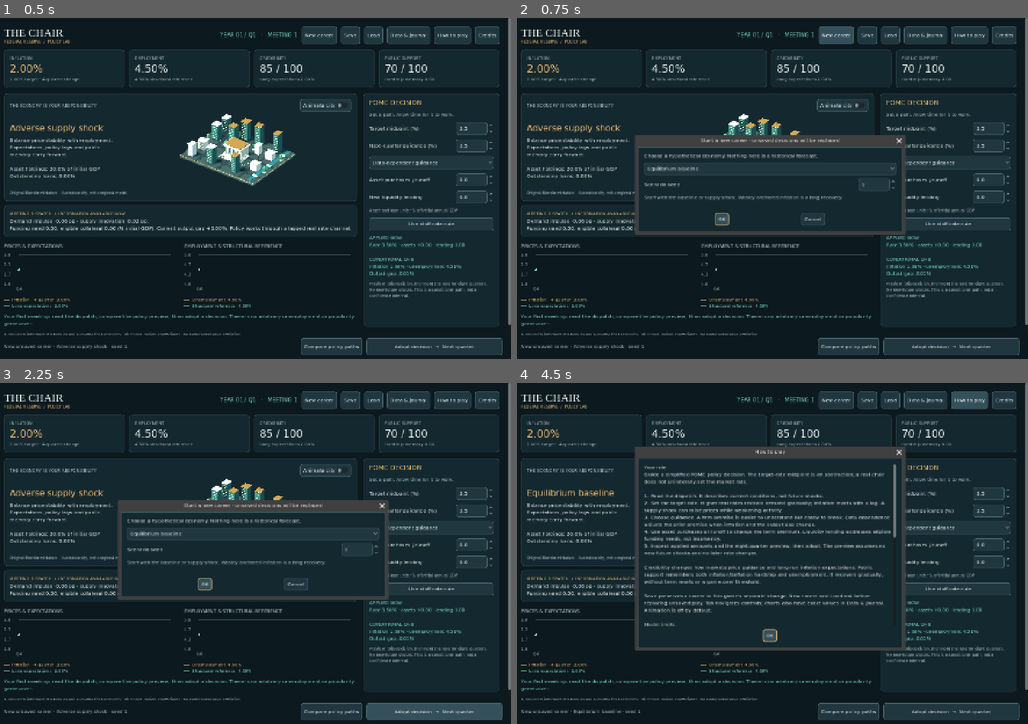
Above: before the commit, frames 1-4 (two rows, left to right).
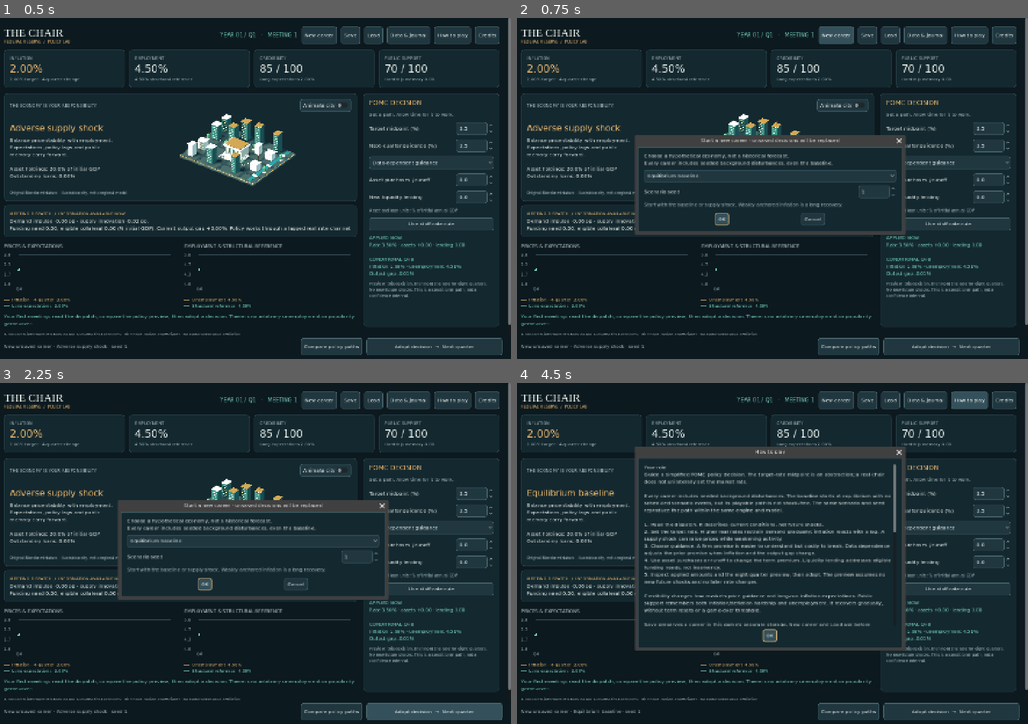
Above: after the commit, the same moments.

Repository: ihearttokyo/fed-chairman-game
Game: Godot game, scene res://main.tscn
Two runs of this game, one before a commit and one after it. Both use one fixed random seed, a clock stepped at 60 frames per second and the inputs below.
Inputs:
- Up to frame 1 (0.5 s): no input
- Up to frame 2 (0.75 s): click "New career" at 0.5 s
- Up to frame 3 (2.25 s): click "New career" at 1.25 s; click "Adopt decision → Next quarter" at 2 s
- Up to frame 4 (4.5 s): click "Adopt decision → Next quarter" at 2.75 s; click "OK" at 3.5 s; click "How to play" at 4.25 s

Frame 1 is identical in both runs. In frame 2, 1.4% of the frame differs, in the area x 24-75%, y 39-56%; in frame 3, 1.4%; in frame 4, 4.0%, in the area x 24-75%, y 32-72%.

Commit message:
Clarify seeded disturbances before career start and in help

Diff:
--- a/game/play/main.gd
+++ b/game/play/main.gd
@@ -539,13 +539,13 @@
 	dialog.add_button("Cancel", true).pressed.connect(dialog.queue_free)
 	dialog.title = "Start a new career · unsaved decisions will be replaced"
 	var box := _vbox(dialog)
-	_label(box, "Choose a hypothetical economy. Nothing here is a historical forecast.")
+	_label(box, "Choose a hypothetical economy, not a historical forecast.\nEvery career includes seeded background disturbances, even the baseline.")
 	scenario = OptionButton.new()
 	for case_id in career.cases:
 		scenario.add_item(career.cases[case_id].label)
 		scenario.set_item_metadata(scenario.item_count - 1, case_id)
 	box.add_child(scenario)
-	seed_input = _spin(box, "Scenario seed", 1, 2147483647, 1, "Same seed gives the same shock path.")
+	seed_input = _spin(box, "Scenario seed", 1, 2147483647, 1, "Same scenario and seed reproduce the path within the same engine and model.")
 	seed_input.value = 1
 	_label(box, "Start with the baseline or supply shock. Weakly anchored inflation is a long recovery.", 13, MUTED)
 	dialog.confirmed.connect(func():
@@ -584,7 +584,7 @@
 	)
 
 func _help() -> void:
-	_text_dialog("How to play", "Your role\nGuide a simplified  …(85 unchanged characters)… ot unilaterally set the market rate.\n\n1. Read the dispatch. It describes curre …(1491 unchanged characters)…
+	_text_dialog("How to play", "Your role\nGuide a simplified  …(85 unchanged characters)… ot unilaterally set the market rate.\n\nEvery career includes seeded background disturbances. The baseline starts at equilibrium with no scheduled scenario events, but its playable path is not shock-free. The same scenario and seed reproduce the path within the same engine and model.\n\n1. Read the dispatch. It describes curre …(1491 unchanged characters)…
 
 func _process(delta: float) -> void:
 	if city != null and not reduced_motion:
--- a/game/tests/ui_test.gd
+++ b/game/tests/ui_test.gd
@@ -342,9 +342,17 @@
 	check(review_text.text.contains("already occurred") and review_text.text.contains("not a forecast"), "review distinguishes hindsight from a conditional future preview")
 	review.get_ok_button().pressed.emit()
 	await process_frame
+	var before_new: PackedByteArray = game.career.encode()
+	var staged_before_new: Dictionary = game._policy()
 	game._new_dialog()
 	await process_frame
 	var dialog: AcceptDialog = game.get_child(game.get_child_count() - 1)
+	var opening_text := ""
+	for label in dialog.find_children("*", "Label", true, false):
+		opening_text += label.text + "\n"
+	check(opening_text.contains("Every career includes seeded background disturbances") and opening_text.contains("even the baseline"), "new-career disclosure distinguishes seeded baseline play from a no-shock equilibrium")
+	check(game.seed_input.tooltip_text.contains("scenario and seed") and game.seed_input.tooltip_text.contains("same engine and model"), "seed tooltip qualifies every input needed to reproduce the path")
+	check(game.career.encode() == before_new and game._policy() == staged_before_new, "opening seeded disclosure leaves the active career and staged policy unchanged")
 	dialog.get_ok_button().pressed.emit()
 	check(game.career.seed_value == 1 and game.career.scenario_id == "base", "untouched new-career dialog uses its default seed and scenario")
 	check(dialog.visible and dialog.is_queued_for_deletion(), "dialog stays valid until the accessibility action finishes")
@@ -391,6 +399,15 @@
 	# before an assistive action's deferred focus request completes.
 	call_deferred("check_cancel_window", cancel_dialog)
 	await process_frame
+	game._help()
+	await process_frame
+	var help: AcceptDialog = game.get_child(game.get_child_count() - 1)
+	var help_text: Label = help.get_child(0).get_child(0)
+	check(help_text.text.contains("Every career includes seeded background disturbances") and help_text.text.contains("baseline starts at equilibrium") and help_text.text.contains("no scheduled scenario events"), "help explains the seeded baseline and scheduled-event distinction")
+	check(help_text.text.contains("same scenario and seed") and help_text.text.contains("same engine and model"), "help qualifies every input needed to reproduce the path")
+	check(game.career.encode() == before_cancel and game._policy() == staged_before_cancel, "reading seeded help leaves the active career and staged policy unchanged")
+	help.get_ok_button().pressed.emit()
+	await process_frame
 	game._credits()
 	await process_frame
 	var credits: AcceptDialog = game.get_child(game.get_child_count() - 1)
Not shown, changed: game/README.md
